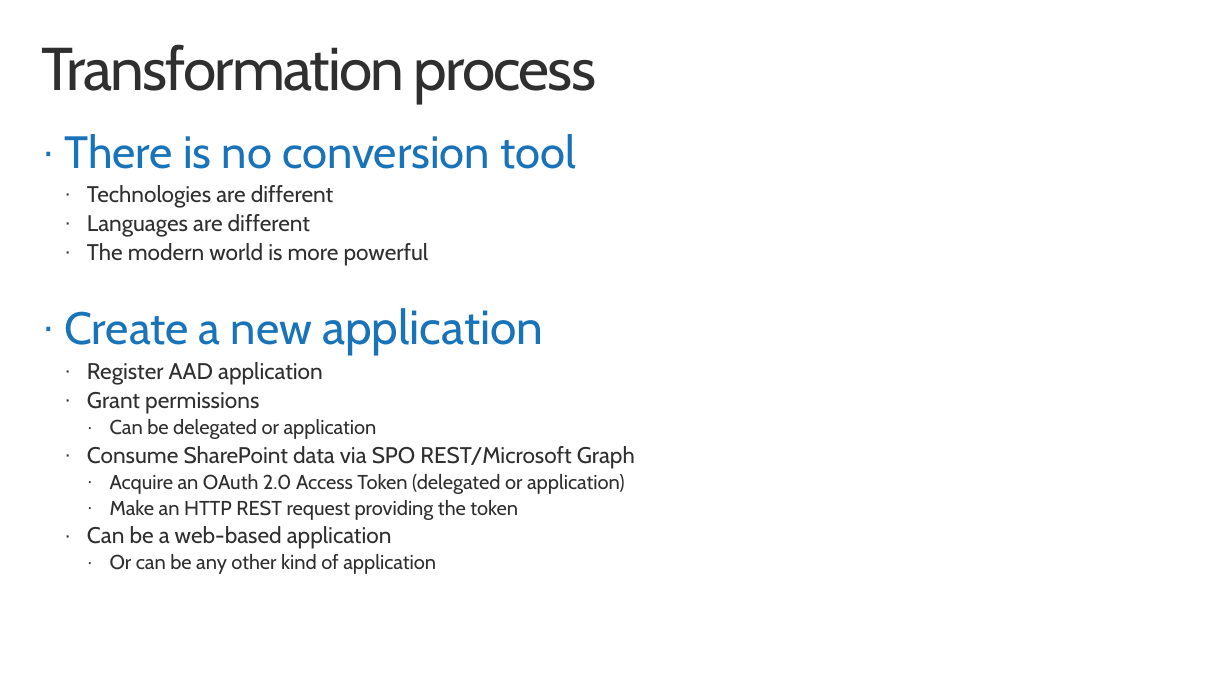
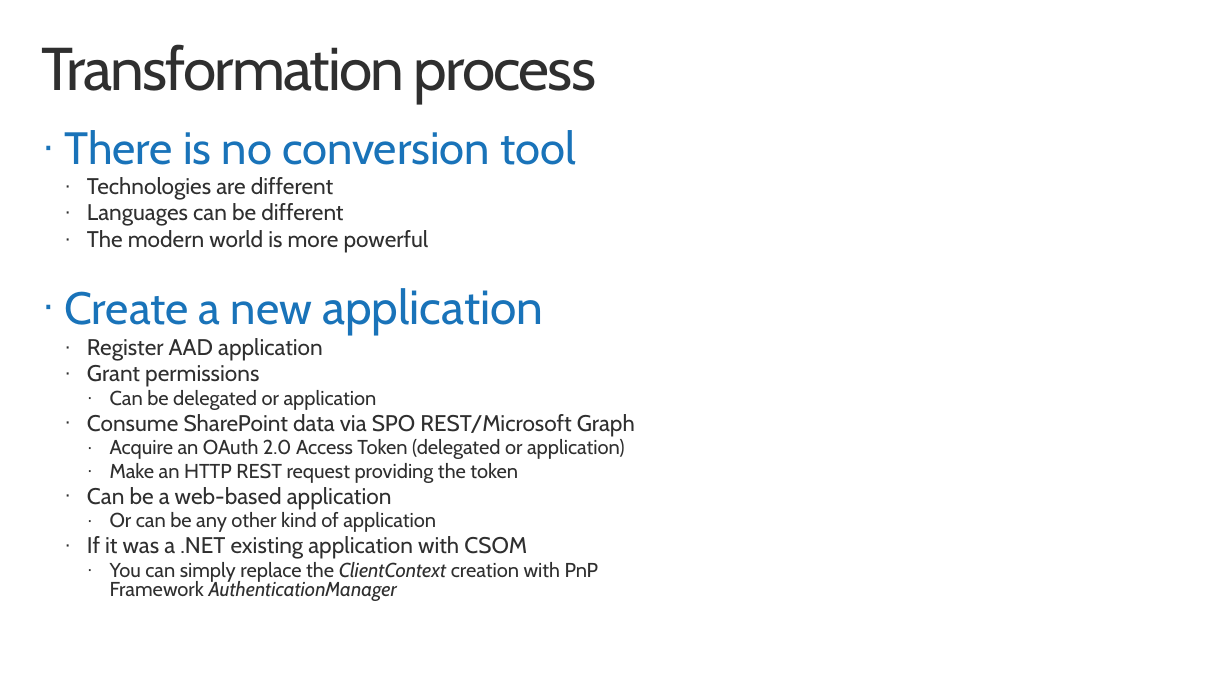
Before and after one commit to pnp/addin-transformation-guidance, a slide deck: slide 3 of presentations/From-Provider-Hosted-to-AAD-applications.pptx. Drawn at 1232x693 pixels with LibreOffice and Linux fonts; fonts in the diff are those of the drawing; background and template pictures are left out. Boxes give left, top, right and bottom in pixels: in the first picture for what was removed or moved away, otherwise in the second. Text is boxed around its words. In the diff, an @@ line names an element or a change of style, - is before the commit and + after.

```diff
--- a/presentations/From-Provider-Hosted-to-AAD-applications.pptx
+++ b/presentations/From-Provider-Hosted-to-AAD-applications.pptx
@@ text at [64, 130, 635, 532]: line spacing 0.9 to 0.8 @@
@@ text at [87, 203, 343, 226]: text changed @@
-  · Languages are different
+  · Languages can be different
@@ text at [87, 536, 599, 601]: paragraphs added @@
+  · If it was a .NET existing application with CSOM
+    · You can simply replace the ClientContext creation with PnP Framework AuthenticationManager
```
Also in this commit, not shown: 3 other slides changed, 3 other files.
